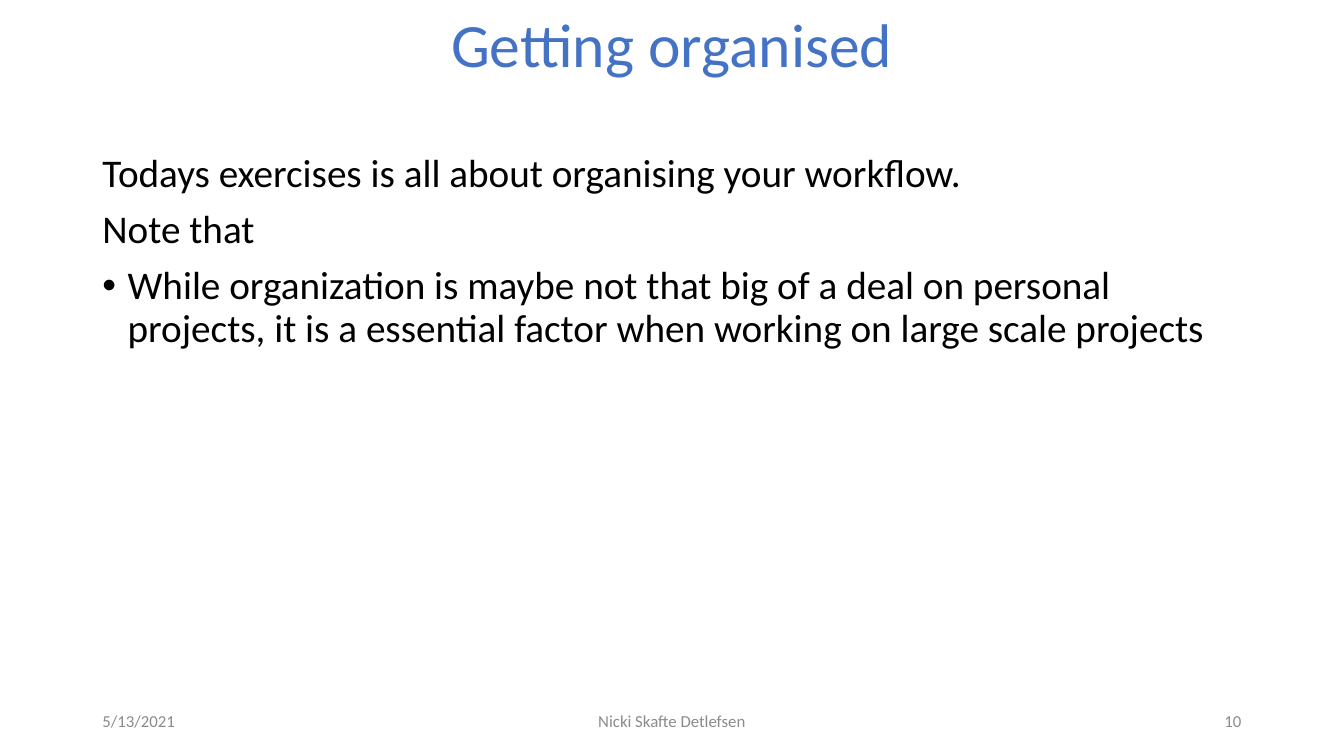
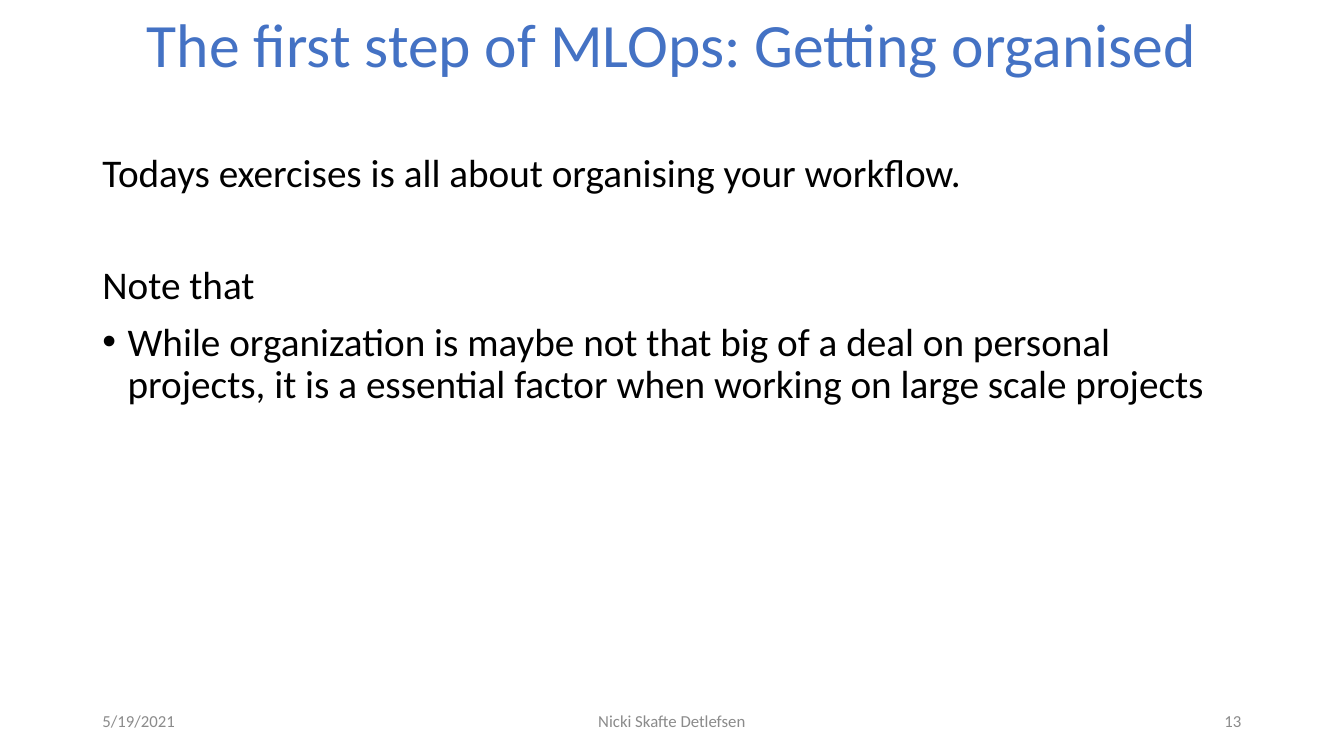
Before and after one commit to DeepEasterbunny/dtu_mlops, a slide deck: slide 13 of 02_code_organisation/MLOps.pptx (slide 10 before the commit). Drawn at 1344x756 pixels with LibreOffice and Linux fonts; fonts in the diff are those of the drawing; background and template pictures are left out. Boxes give left, top, right and bottom in pixels: in the first picture for what was removed or moved away, otherwise in the second. Text is boxed around its words. In the diff, an @@ line names an element or a change of style, - is before the commit and + after.

```diff
--- a/02_code_organisation/MLOps.pptx
+++ b/02_code_organisation/MLOps.pptx
@@ title at <box>147,24,1196,78</box>: text changed @@
-Getting organised
+The first step of MLOps: Getting organised
@@ text "Todays exercises is all about ..." rewrapped from <box>102,159,1203,349</box> to <box>102,159,1203,405</box> @@
@@ text at <box>102,715,174,728</box>: text changed @@
-5/13/2021
+5/19/2021
@@ page number at <box>1224,716,1241,727</box>: text changed @@
-10
+13
```
Also in this commit, not shown: 9 other slides changed, 3 slides added, 9 other files.
